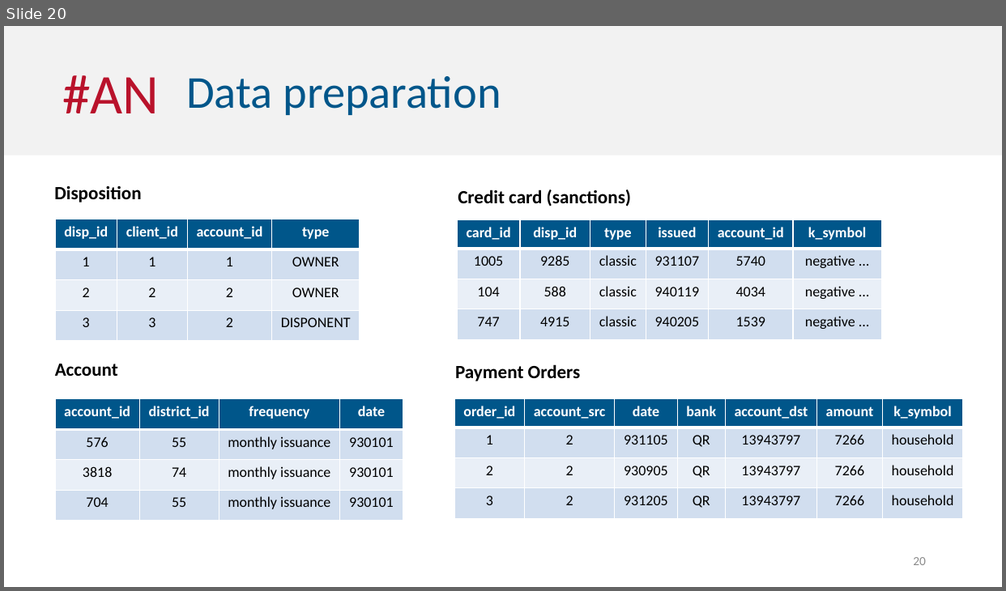
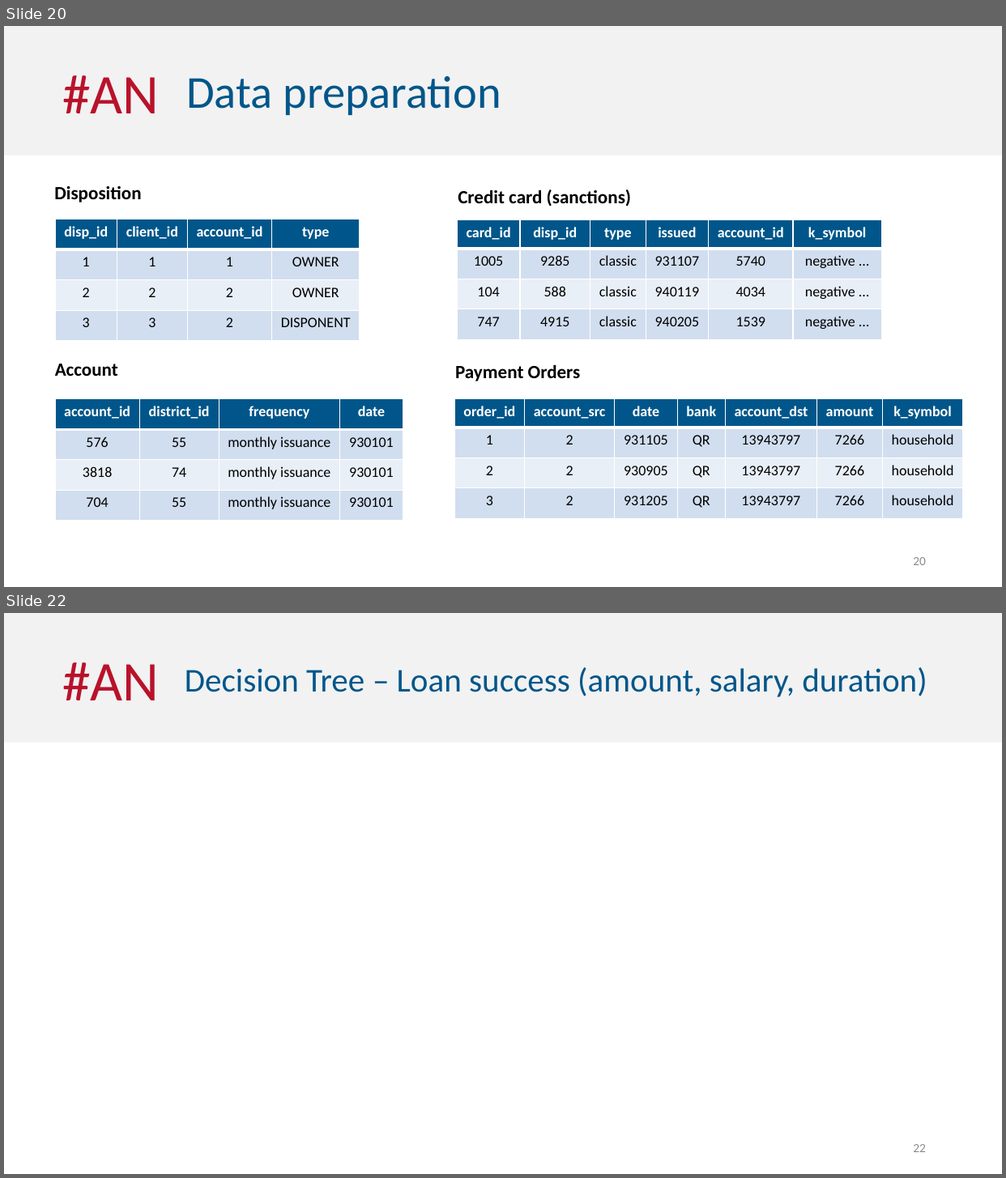
Before and after one commit to mfvfontes/2016_ECAC_G02, a slide deck: presentation/presentation.pptx. Shown one above the other, each under a label of ours: slide 20 before the commit, slides 20 and 22 after it; the slides between them are not shown. The pictures are 1006x591 and 1006x1178 pixels, drawn with LibreOffice and Linux fonts; fonts in the diff are those of the drawing. Boxes give left, top, right and bottom in pixels: in the first picture for what was removed or moved away, otherwise in the second. Text is boxed around its words. In the diff, an @@ line names an element or a change of style, - is before the commit and + after.

```diff
--- a/presentation/presentation.pptx
+++ b/presentation/presentation.pptx
@@ slide 22 added at <box>4,613,1002,1174</box>, background #FFFFFF @@
@@ rectangle added at <box>4,613,1002,743</box>, fill #F2F2F2 @@
@@ text added at <box>62,662,159,700</box>, 54 pt, text #B9122B @@
+#AN
@@ text added at <box>185,667,927,697</box>, 32 pt, text #00568A @@
+Decision Tree – Loan success (amount, salary, duration)
@@ page number added at <box>913,1144,926,1152</box>, 12 pt, text #8C8C8C @@
+22
```
Also in this commit, not shown: 1 other slide added, 2 other files.
